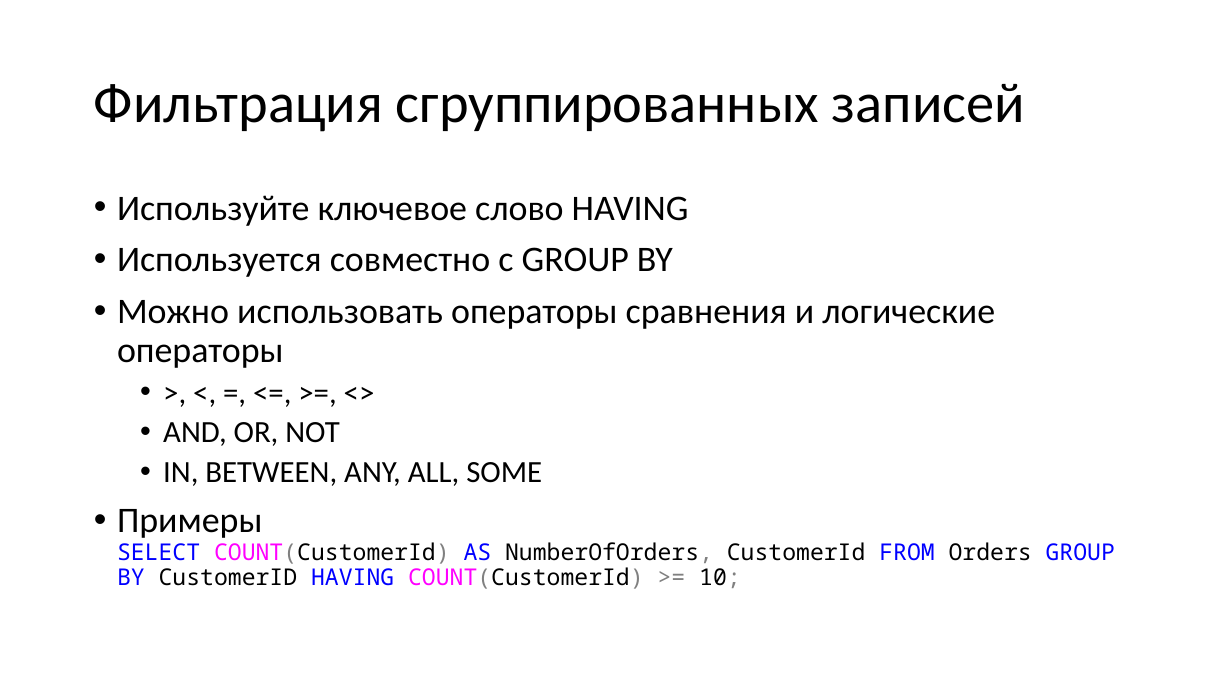
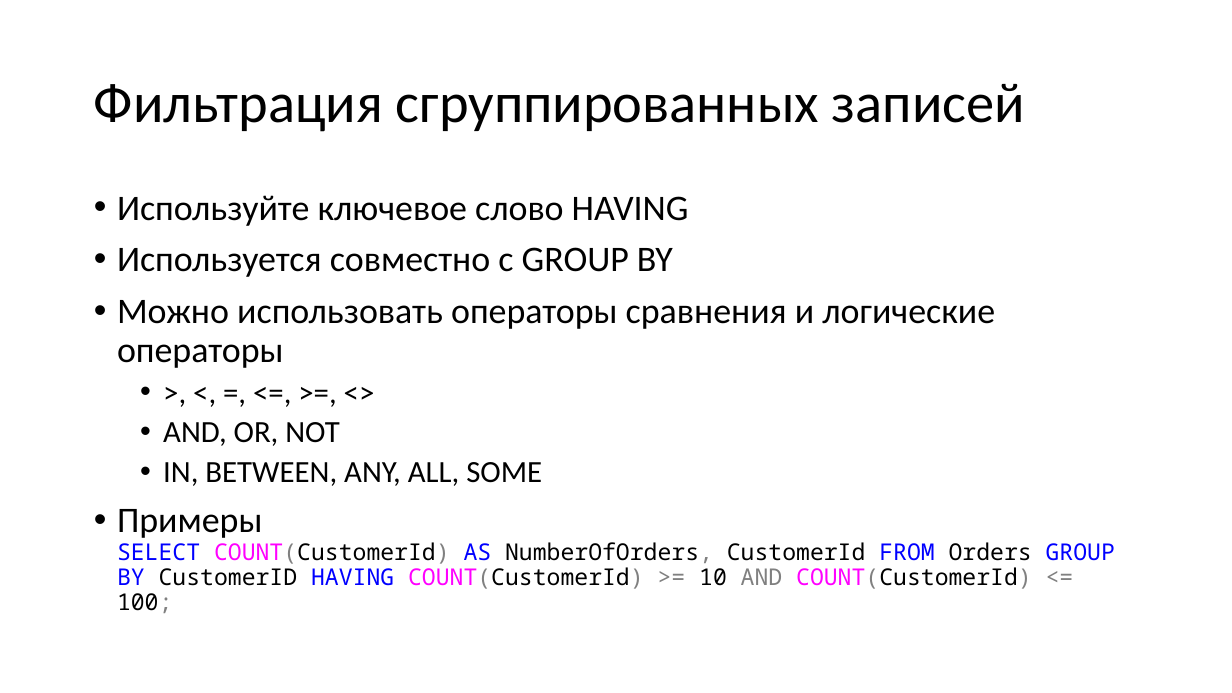
Before and after one commit to dmitriykuptsov/SQL, a slide deck: slide 15 of sql.pptx. Drawn at 1232x693 pixels with LibreOffice and Linux fonts; fonts in the diff are those of the drawing. Boxes give left, top, right and bottom in pixels: in the first picture for what was removed or moved away, otherwise in the second. Text is boxed around its words. In the diff, an @@ line names an element or a change of style, - is before the commit and + after.

```diff
--- a/sql.pptx
+++ b/sql.pptx
@@ text at bbox=[117, 509, 1115, 613]: text changed @@
-• Примеры
-  SELECT COUNT(CustomerId) AS NumberOfOrders, CustomerId FROM Orders GROUP BY CustomerID HAVING COUNT(CustomerId) >= 10;
+• Примеры
+  SELECT COUNT(CustomerId) AS NumberOfOrders, CustomerId FROM Orders GROUP BY CustomerID HAVING COUNT(CustomerId) >= 10 AND COUNT(CustomerId) <= 100;
```
Also in this commit, not shown: 8 other slides changed.
